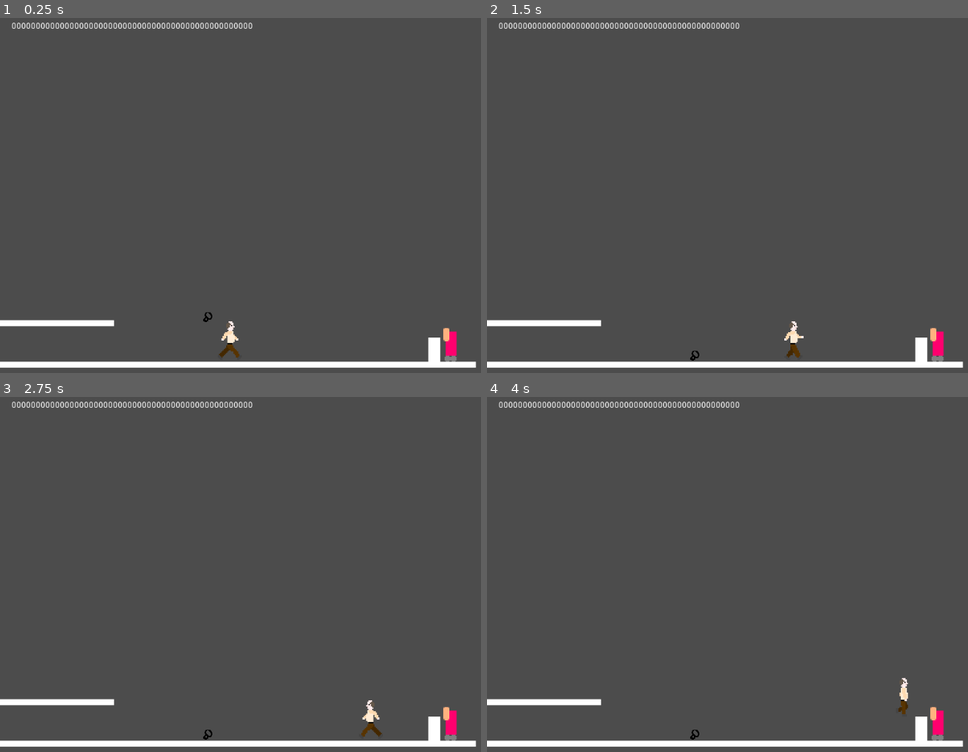
Above: before the commit, frames 1-4 (two rows, left to right).
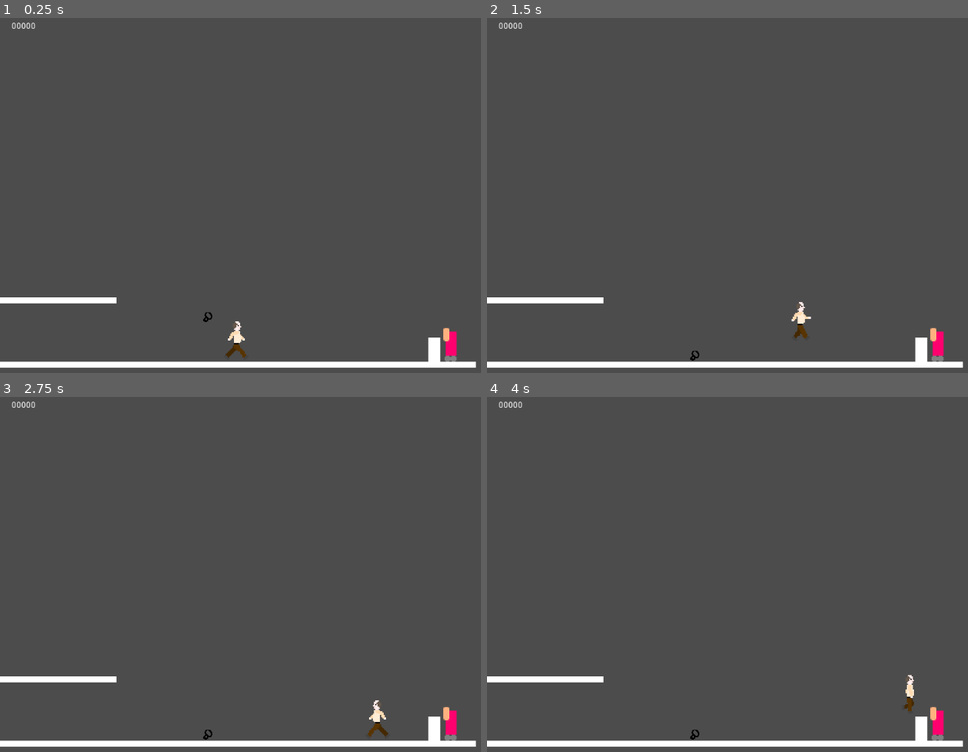
Above: after the commit, the same moments.

Repository: juherask/FGJ21PileDiver
Game: Godot game, scene res://World.tscn
Two runs of this game, one before a commit and one after it. Both use one fixed random seed, a clock stepped at 60 frames per second and the inputs below.
Inputs (mouse positions are in pixels of both pictures, inside the frame that each line leads up to):
- Up to frame 1 (0.25 s): no input
- Up to frame 2 (1.5 s): tap Enter at 0.5 s; move the mouse to (929, 174) at 0.52 s; hold D (right) from 0.53 s (still down); click (929, 174) at 0.67 s; tap Space (jump) at 0.77 s; move the mouse to (674, 209) at 1.27 s; click (674, 209) at 1.42 s
- Up to frame 3 (2.75 s): tap Space (jump) at 1.52 s; move the mouse to (370, 492) at 2.02 s; release D (right) at 2.03 s; hold A (left) from 2.03 s (still down); click (370, 492) at 2.17 s
- Up to frame 4 (4 s): move the mouse to (765, 645) at 2.77 s; release A (left) at 2.78 s; hold D (right) from 2.78 s (still down); click (765, 645) at 2.92 s; tap Space (jump) at 3.02, 3.77 s; move the mouse to (outside the picture) at 3.52 s; click (outside the picture) at 3.67 s

The runs differ from the first frame. In frame 1, 1.7% of the frame differs, in the area x 0-53%, y 1-96%; in frame 2, 1.7%, in the area x 0-68%, y 1-96%; in frame 3, 1.7%; in frame 4, 1.6%.

Commit message:
Implements item picup and delivery to customer

Diff:
--- /dev/null
+++ b/CarriedItem.gd
@@ -0,0 +1,8 @@
+extends Area2D
+
+# If it looks like a duck, swims like a duck,
+# and quacks like a duck, then it probably is a duck.
+# (see Item.gd and Customer.gd)
+export var item_type = ItemType.NONE
+export var item_color = Color.transparent
+export var item_id = 0
--- a/Customer.gd
+++ b/Customer.gd
@@ -1,15 +1,32 @@
 extends Area2D
 
-enum ItemType {KEYS, PHONE, SOCK, WALLET, MITTEN, CAP, SCARF}
+export var requested_item_type = ItemType.KEYS
+export var requested_item_color = Color.aqua
 
-export var item_type = ItemType.KEYS
-export var item_color = Color.aqua
+signal takes_item
 
-func _on_Customer_item_entered(body):
-	if "item_type" in body and body.item_type == item_type and \
-	   "item_color" in body and body.item_color == item_color:
+func _on_Customer_item_entered(potential_item):
+	if "item_type" in potential_item and \
+	   potential_item.item_type == requested_item_type and \
+	   "item_color" in potential_item and \
+	   potential_item.item_color == requested_item_color:
+
 		# Right item. Client is happy
 		# TODO: walk away
 		# TODO: increase score depending on how long it took
 		get_node("/root/World/ScoreLabel").score+=100
 		# TODO: increase
+
+		emit_signal("takes_item", potential_item)
+		$SpeechBubble.visible = true
+
+func _on_Customer_area_entered(area):
+	# Check for carried item
+	_on_Customer_item_entered(area)
+
+func _on_Customer_body_entered(body):
+	# Check for thrown item
+	_on_Customer_item_entered(body)
+
+func _on_HideTimer_timeout():
+	$SpeechBubble.visible = false
--- a/Item.gd
+++ b/Item.gd
@@ -1,8 +1,15 @@
 extends RigidBody2D
 
-const GRAB_DISTANCE = 100
+export var item_type = ItemType.KEYS
+export var item_color = Color.aqua
+export var item_id = 0
+
+const GRAB_DISTANCE = 50
 
 signal item_grabbed
+
+func _ready():
+	item_id = get_instance_id()
 
 func _input(event):
 	if event is InputEventMouseButton or \
@@ -10,14 +17,14 @@
 		var mouse_position = get_global_mouse_position()
 		var item_position = transform.get_origin()
 		var mi_d = mouse_position.distance_to(item_position)
+		var player_position = get_node("/root/World/Player").transform.get_origin()
+		var mp_d = mouse_position.distance_to(player_position)
 
-		if mi_d<$ItemSprite.texture.get_width()/2.0:
+		if mi_d<$ItemSprite.texture.get_width()/2.0 and \
+		   mp_d<GRAB_DISTANCE:
 			$HighlightSprite.visible = true
 
 			if event is InputEventMouseButton:
-				var player_position = get_node("/root/World/Player").transform.get_origin()
-				var mp_d = mouse_position.distance_to(player_position)
-				if mp_d<GRAB_DISTANCE:
-					emit_signal("item_grabbed", self)
+				emit_signal("item_grabbed", self)
 		else:
 			$HighlightSprite.visible = false
--- /dev/null
+++ b/ItemType.gd
@@ -0,0 +1,2 @@
+extends Node
+enum {NONE, KEYS, PHONE, SOCK, WALLET, MITTEN, CAP, SCARF}
--- a/Player.gd
+++ b/Player.gd
@@ -1,7 +1,7 @@
 extends KinematicBody2D
 
 const GRAVITY = 50000
-const JUMP_BASE_STRENGTH = 75000
+const JUMP_BASE_STRENGTH = 100000
 const MIN_JUMP = 0.2
 const MAX_JUMP = 0.35
 const MOVEMENT_SPEED = 25000
@@ -16,8 +16,9 @@
 const UP = Vector2(0, -1)
 
 var jump_strength = 0.0
-var carried_item = null
-var carried_item_sprite = null
+# This is kept in case it is added back to the tree
+#  remember to set it visible
+var carried_tree_item = null
 
 # Called when the node enters the scene tree for the first time.
 func _ready():
@@ -41,13 +42,11 @@
 	if velocity.x<-200.0:
 		$PlayerSprite.flip_h = true
 		$PlayerSprite.playing = true
-		if carried_item_sprite!=null:
-			carried_item_sprite.position = Vector2(-20,0)
+		$CarriedItem.position.x = -abs($CarriedItem.position.x)
 	elif velocity.x>200.0:
 		$PlayerSprite.flip_h = false
 		$PlayerSprite.playing = true
-		if carried_item_sprite!=null:
-			carried_item_sprite.position = Vector2(20,0)
+		$CarriedItem.position.x = abs($CarriedItem.position.x)
 	else:
 		velocity.x = 0.0
 		$PlayerSprite.playing = false
@@ -73,19 +72,38 @@
 
 	move_and_slide( velocity*delta, UP, false, 4, 5.0)
 
+func throw_carried_item():
+	if not $CarriedItem:
+		return
+
+	#TODO: Throw it away
+	pass
+
+	carried_tree_item=null
+
 func _on_item_grabbed(item):
-	if carried_item!=null:
-		#TODO: Throw it away
-		pass
+	if carried_tree_item!=null:
+		throw_carried_item()
 
-	carried_item = item
-	carried_item_sprite = item.get_node("ItemSprite")
+	# We need to use Area2d because rigid body
+	#  would interfere with player movement.
 
-	# TODO: This does not work. We would need something that can collide!
-	#  use a carry slot area 2d for the player?
+	# Remove from the tree, add to the player.
+	item.get_parent().remove_child(item)
+	$CarriedItem/Sprite.texture = item.get_node("ItemSprite").texture
+	$CarriedItem.visible = true
 
-	# Remove from the item, add to the player
-	item.get_parent().remove_child(item)
-	item.remove_child(carried_item_sprite)
-	self.add_child(carried_item_sprite)
-	carried_item_sprite.position = Vector2(20,0)
+	# Carried Area2d item to match the picked up (hidden) item.
+	$CarriedItem.item_id = item.item_id
+	$CarriedItem.item_type = item.item_type
+	$CarriedItem.item_color = item.item_color
+
+	carried_tree_item = item
+
+
+func _on_Customer_takes_item(item):
+	if carried_tree_item!=null and \
+	   carried_tree_item.item_id == item.item_id:
+		$CarriedItem.visible = false
+		carried_tree_item.queue_free()
+		carried_tree_item = null
--- a/ScoreLabel.gd
+++ b/ScoreLabel.gd
@@ -5,4 +5,4 @@
 
 # Called every frame. 'delta' is the elapsed time since the previous frame.
 func _process(_delta):
-	text = "%050d"%score
+	text = "%05d"%score
--- a/World.tscn
+++ b/World.tscn
@@ -8,6 +8,7 @@
 [ext_resource path="res://key_placeholder.png" type="Texture" id=6]
 [ext_resource path="res://Item.gd" type="Script" id=7]
 [ext_resource path="res://highlight.png" type="Texture" id=8]
+[ext_resource path="res://CarriedItem.gd" type="Script" id=9]
 
 [sub_resource type="AtlasTexture" id=1]
 atlas = ExtResource( 1 )
@@ -60,32 +61,37 @@
 [sub_resource type="RectangleShape2D" id=12]
 extents = Vector2( 10, 35 )
 
-[sub_resource type="QuadMesh" id=13]
+[sub_resource type="RectangleShape2D" id=13]
+
+[sub_resource type="QuadMesh" id=14]
 size = Vector2( 800, 10 )
 
-[sub_resource type="RectangleShape2D" id=14]
+[sub_resource type="RectangleShape2D" id=15]
 extents = Vector2( 400, 5 )
 
-[sub_resource type="QuadMesh" id=15]
+[sub_resource type="QuadMesh" id=16]
 size = Vector2( 200, 10 )
 
-[sub_resource type="RectangleShape2D" id=16]
+[sub_resource type="RectangleShape2D" id=17]
 extents = Vector2( 100, 5 )
 
-[sub_resource type="QuadMesh" id=17]
+[sub_resource type="QuadMesh" id=18]
 size = Vector2( 20, 40 )
 
-[sub_resource type="RectangleShape2D" id=18]
-extents = Vector2( 8, 90 )
-
 [sub_resource type="RectangleShape2D" id=19]
+extents = Vector2( 8, 300 )
 
 [sub_resource type="RectangleShape2D" id=20]
 
+[sub_resource type="StyleBoxFlat" id=22]
+bg_color = Color( 0.894118, 0.878431, 0.878431, 1 )
+
+[sub_resource type="RectangleShape2D" id=21]
+
 [node name="World" type="Node2D"]
 
 [node name="Player" type="KinematicBody2D" parent="."]
-position = Vector2( 383, 511 )
+position = Vector2( 394.25, 508.75 )
 collision/safe_margin = 0.33
 script = ExtResource( 2 )
 __meta__ = {
@@ -100,6 +106,20 @@
 [node name="BodyCollision" type="CollisionShape2D" parent="Player"]
 shape = SubResource( 12 )
 
+[node name="CarriedItem" type="Area2D" parent="Player"]
+position = Vector2( 16.25, -3.75 )
+collision_layer = 2
+collision_mask = 2
+script = ExtResource( 9 )
+__meta__ = {
+"_edit_group_": true
+}
+
+[node name="CollisionShape2D" type="CollisionShape2D" parent="Player/CarriedItem"]
+shape = SubResource( 13 )
+
+[node name="Sprite" type="Sprite" parent="Player/CarriedItem"]
+
 [node name="Floor" type="StaticBody2D" parent="."]
 position = Vector2( 389, 585 )
 __meta__ = {
@@ -107,22 +127,22 @@
 }
 
 [node name="FloorMesh" type="MeshInstance2D" parent="Floor"]
-mesh = SubResource( 13 )
+mesh = SubResource( 14 )
 
 [node name="CollisionShape2D" type="CollisionShape2D" parent="Floor"]
-shape = SubResource( 14 )
+shape = SubResource( 15 )
 
 [node name="Shelf" type="StaticBody2D" parent="."]
-position = Vector2( 88.8, 516.047 )
+position = Vector2( 92.5458, 478.33 )
 __meta__ = {
 "_edit_group_": true
 }
 
 [node name="ShelfMesh" type="MeshInstance2D" parent="Shelf"]
-mesh = SubResource( 15 )
+mesh = SubResource( 16 )
 
 [node name="ShelfShape2D" type="CollisionShape2D" parent="Shelf"]
-shape = SubResource( 16 )
+shape = SubResource( 17 )
 
 [node name="Desk" type="StaticBody2D" parent="."]
 position = Vector2( 719.999, 560.015 )
@@ -131,13 +151,15 @@
 }
 
 [node name="DeskMesh" type="MeshInstance2D" parent="Desk"]
-mesh = SubResource( 17 )
+mesh = SubResource( 18 )
 
 [node name="DeskShape2D" type="CollisionShape2D" parent="Desk"]
-shape = SubResource( 18 )
+shape = SubResource( 19 )
 
 [node name="Customer" type="Area2D" parent="."]
 position = Vector2( 742.683, 547.742 )
+collision_layer = 2
+collision_mask = 2
 script = ExtResource( 4 )
 __meta__ = {
 "_edit_group_": true
@@ -149,7 +171,38 @@
 
 [node name="CustomerArea" type="CollisionShape2D" parent="Customer"]
 scale = Vector2( 3, 3 )
-shape = SubResource( 19 )
+shape = SubResource( 20 )
+
+[node name="SpeechBubble" type="ColorRect" parent="Customer"]
+visible = false
+margin_left = -1.13275
+margin_top = -61.7423
+margin_right = 24.8672
+margin_bottom = -37.7423
+rect_rotation = 45.0
+color = Color( 0.894118, 0.878431, 0.878431, 1 )
+__meta__ = {
+"_edit_use_anchors_": false
+}
+
+[node name="Label" type="Label" parent="Customer/SpeechBubble"]
+margin_left = -67.6784
+margin_top = 52.6747
+margin_right = 38.3216
+margin_bottom = 83.6747
+rect_rotation = -45.0
+custom_styles/normal = SubResource( 22 )
+custom_colors/font_color = Color( 0, 0, 0, 1 )
+text = "Thank you son "
+align = 1
+valign = 1
+__meta__ = {
+"_edit_use_anchors_": false
+}
+
+[node name="HideTimer" type="Timer" parent="Customer/SpeechBubble"]
+wait_time = 2.0
+one_shot = true
 
 [node name="ScoreLabel" type="Label" parent="."]
 margin_left = 19.0703
@@ -164,13 +217,15 @@
 
 [node name="Item" type="RigidBody2D" parent="."]
 position = Vector2( 344.896, 503.231 )
+collision_layer = 3
+collision_mask = 3
 script = ExtResource( 7 )
 __meta__ = {
 "_edit_group_": true
 }
 
 [node name="CollisionShape2D" type="CollisionShape2D" parent="Item"]
-shape = SubResource( 20 )
+shape = SubResource( 21 )
 
 [node name="ItemSprite" type="Sprite" parent="Item"]
 z_index = 2
@@ -180,5 +235,8 @@
 visible = false
 z_index = -1
 texture = ExtResource( 8 )
-[connection signal="body_entered" from="Customer" to="Customer" method="_on_Customer_item_entered"]
+[connection signal="area_entered" from="Customer" to="Customer" method="_on_Customer_area_entered"]
+[connection signal="body_entered" from="Customer" to="Customer" method="_on_Customer_body_entered"]
+[connection signal="takes_item" from="Customer" to="Player" method="_on_Customer_takes_item"]
+[connection signal="timeout" from="Customer/SpeechBubble/HideTimer" to="Customer" method="_on_HideTimer_timeout"]
 [connection signal="item_grabbed" from="Item" to="Player" method="_on_item_grabbed"]
--- a/project.godot
+++ b/project.godot
@@ -18,6 +18,10 @@
 config/name="Fgj 21 Pile Diver"
 run/main_scene="res://World.tscn"
 config/icon="res://icon.png"
+
+[autoload]
+
+ItemType="*res://ItemType.gd"
 
 [display]
 
Not shown: 1 places in World.tscn that only renumber resources
Not shown, added: spritesheet_items.png.import
Not shown, added: spritesheet_jump.png.import
